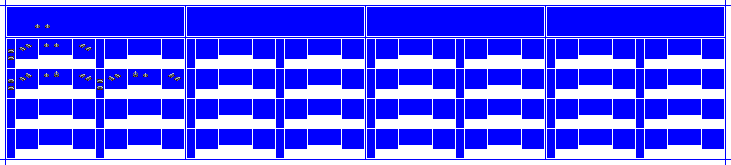
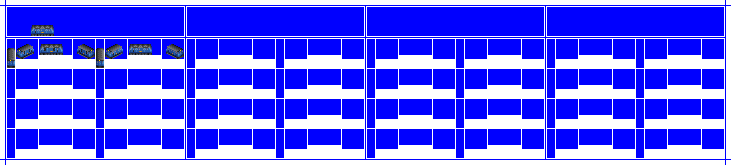
Layers edited between the first and the second 731×165 image:
showed "Lights" over [10, 50, 181, 61]
hid "Pantograph" over [8, 24, 181, 90]
renamed "Black copy" to "Black copy #1", showed it, painted on it over [7, 25, 184, 68]